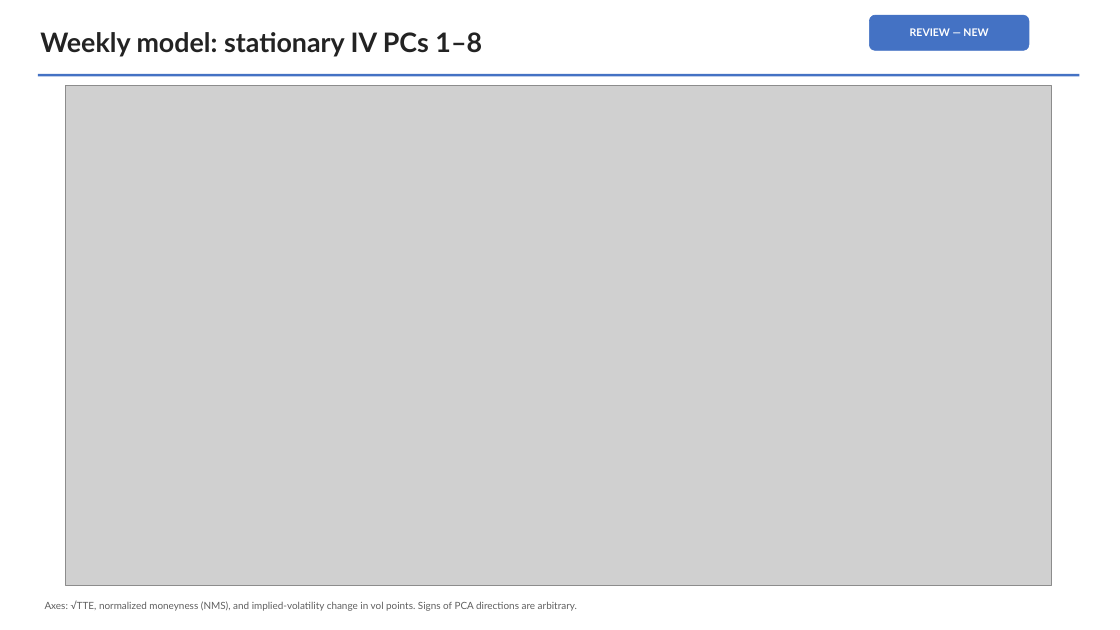
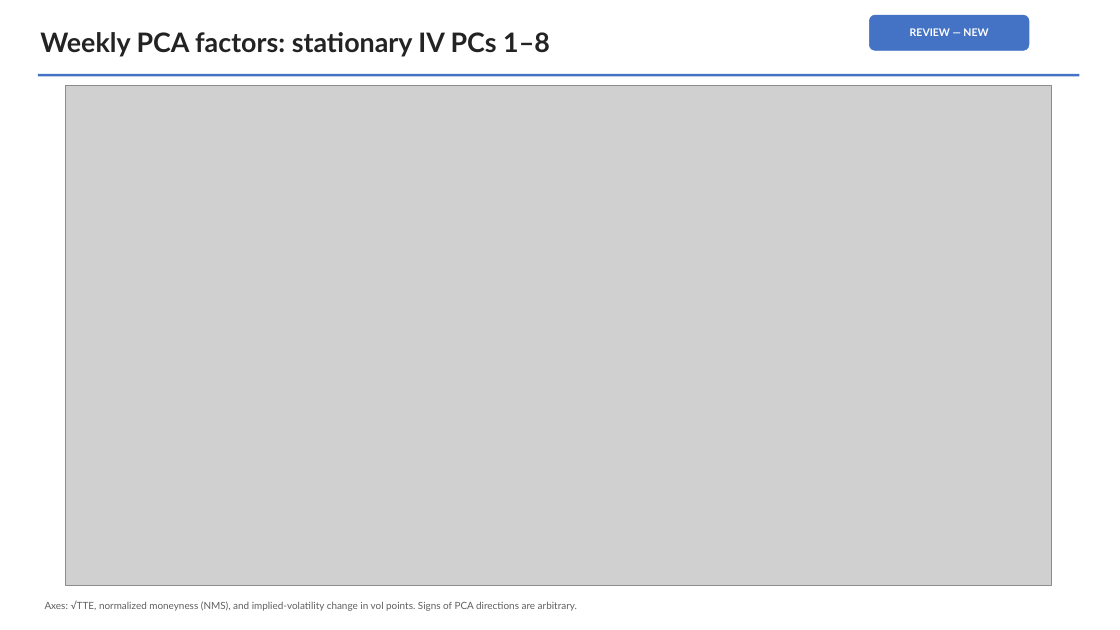
Before and after one commit to hansbuehler/quant_data, a slide deck: slide 32 of paper/2026 09 02 SANOS ICCF.pptx (slide 36 before the commit). Drawn at 1120x630 pixels with LibreOffice and Linux fonts; fonts in the diff are those of the drawing; grey boxes stand for pictures; background and template pictures are left out. Boxes give left, top, right and bottom in pixels: in the first picture for what was removed or moved away, otherwise in the second. Text is boxed around its words. In the diff, an @@ line names an element or a change of style, - is before the commit and + after.

```diff
--- a/paper/2026 09 02 SANOS ICCF.pptx
+++ b/paper/2026 09 02 SANOS ICCF.pptx
@@ text at <box>40,32,550,57</box>: text changed @@
-Weekly model: stationary IV PCs 1–8
+Weekly PCA factors: stationary IV PCs 1–8
```
Also in this commit, not shown: 1 other slide changed, 3 other files.
